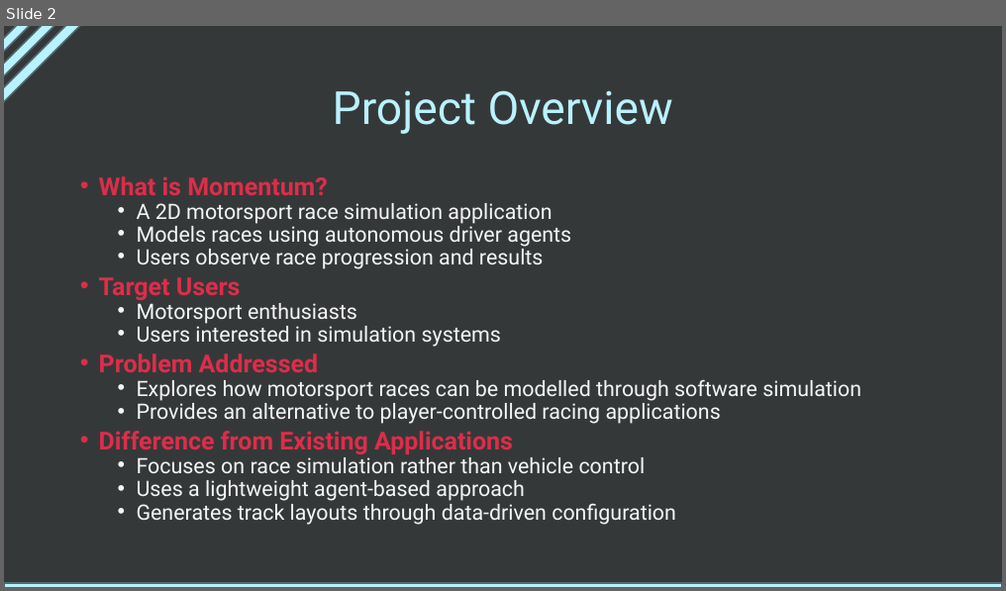
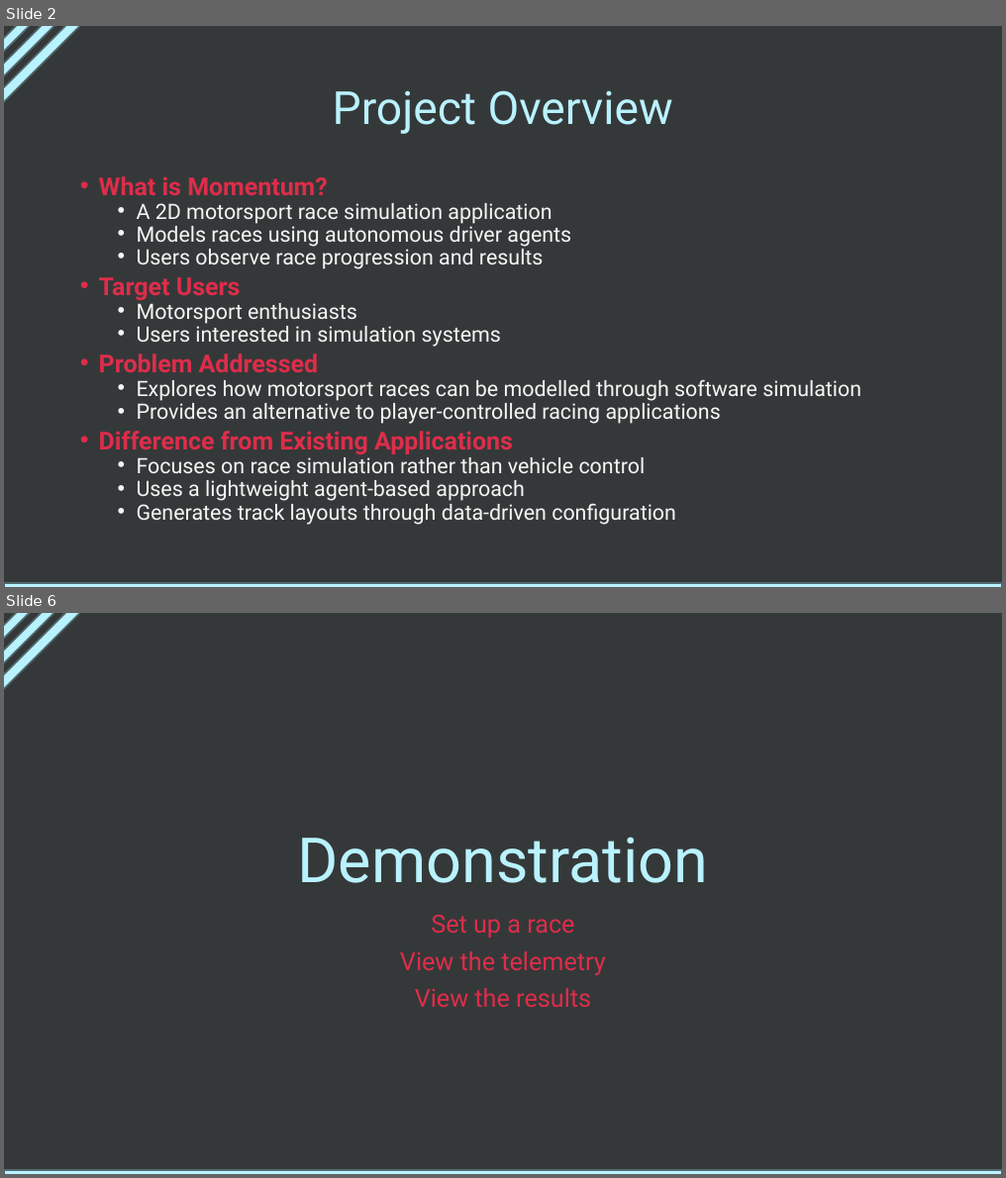
Before and after one commit to EoinFitzsimons/Final-Project, a slide deck: docs/Final Submission/Final Presentation.pptx. Shown one above the other, each under a label of ours: slide 2 before the commit, slides 2 and 6 after it; the slides between them are not shown. The pictures are 1006x591 and 1006x1178 pixels, drawn with LibreOffice and Linux fonts; fonts in the diff are those of the drawing; background and template pictures are left out. Boxes give left, top, right and bottom in pixels: in the first picture for what was removed or moved away, otherwise in the second. Text is boxed around its words. In the diff, an @@ line names an element or a change of style, - is before the commit and + after.

Commit message:
Poster and Presentation

```diff
--- a/docs/Final Submission/Final Presentation.pptx
+++ b/docs/Final Submission/Final Presentation.pptx
@@ slide 6 added at bbox=[4, 613, 1002, 1174], background #353839; not listed: 4 template elements that a slide beside it also shows @@
@@ title added at bbox=[298, 837, 709, 883], 60 pt, text #B9F2FF @@
+Demonstration
@@ subtitle added at bbox=[400, 915, 605, 1007], 24 pt, text #DD2D4A @@
+Set up a race
+View the telemetry
+View the results
```
Also in this commit, not shown: 1 slide changed, 2 other slides added, 2 slides removed, 2 other files.
